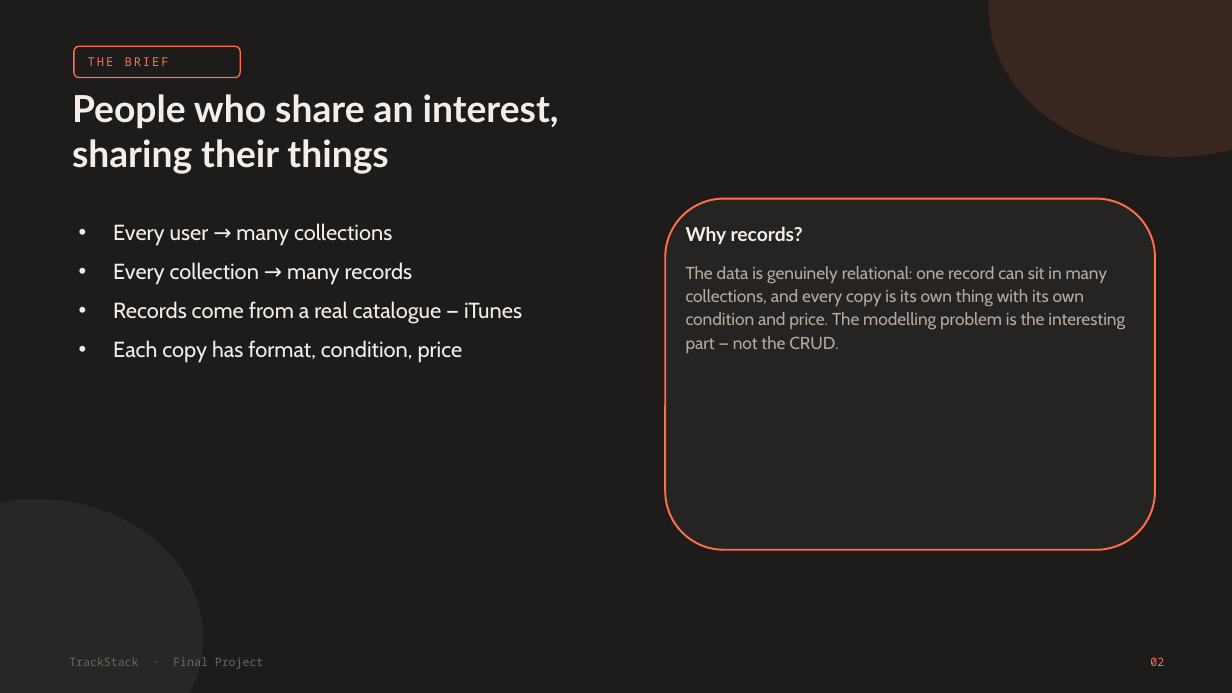
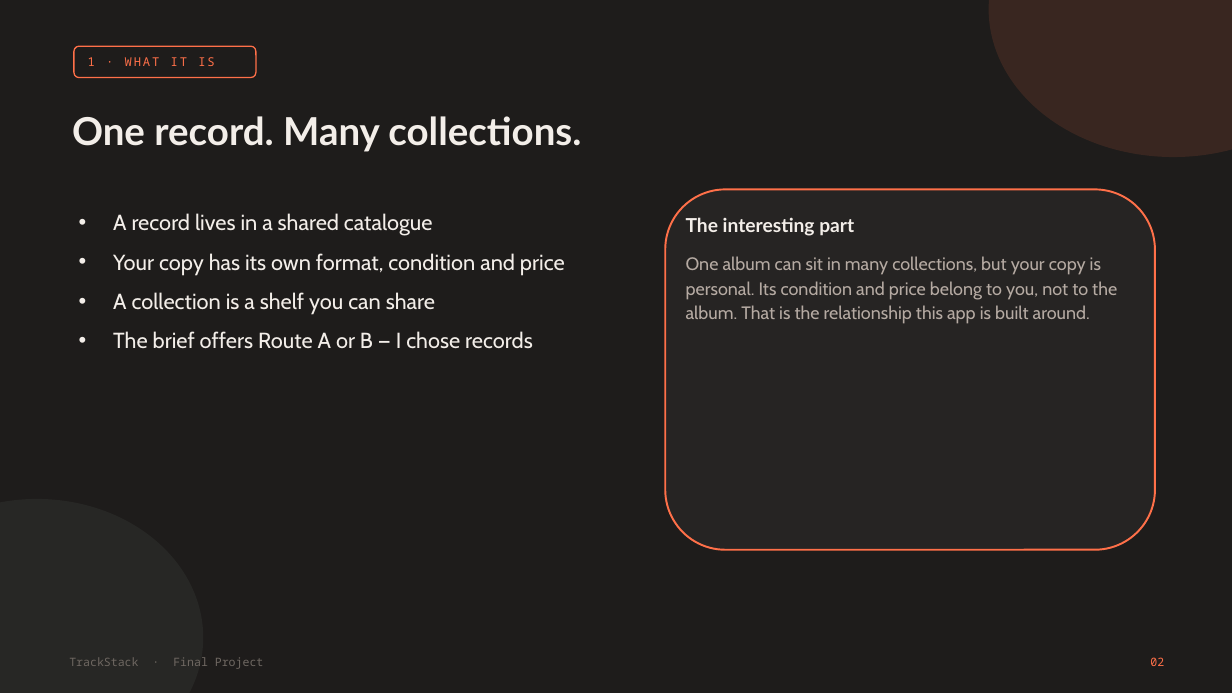
Before and after one commit to josephgreville/trackstack-v2, a slide deck: slide 2 of docs/presentation/TrackStack-Presentation.pptx. Drawn at 1232x693 pixels with LibreOffice and Linux fonts; fonts in the diff are those of the drawing. Boxes give left, top, right and bottom in pixels: in the first picture for what was removed or moved away, otherwise in the second. Text is boxed around its words. In the diff, an @@ line names an element or a change of style, - is before the commit and + after.

```diff
--- a/docs/presentation/TrackStack-Presentation.pptx
+++ b/docs/presentation/TrackStack-Presentation.pptx
@@ rounded rectangle: place and size @@
-rounded rectangle at box(74, 46, 240, 78)
+rounded rectangle at box(74, 46, 256, 78)
@@ text at box(88, 57, 215, 66): text changed @@
-THE BRIEF
+1 · WHAT IT IS
@@ text at box(72, 116, 581, 152): text changed; size 29 to 30 pt @@
-People who share an interest,
-sharing their things
+One record. Many collections.
@@ rounded rectangle: place and size @@
-rounded rectangle at box(665, 199, 1155, 550)
+rounded rectangle at box(665, 189, 1155, 550)
@@ text at box(113, 213, 565, 349): text changed @@
-• Every user → many collections
-• Every collection → many records
-• Records come from a real catalogue — iTunes
-• Each copy has format, condition, price
+• A record lives in a shared catalogue
+• Your copy has its own format, condition and price
+• A collection is a shelf you can share
+• The brief offers Route A or B — I chose records
@@ text at box(686, 217, 854, 236): text changed @@
-Why records?
+The interesting part
@@ text at box(686, 256, 1117, 324): text changed; size 13.5 to 14 pt @@
-The data is genuinely relational: one record can sit in many collections, and every copy is its own thing with its own condition and price. The modelling problem is the interesting part — not the CRUD.
+One album can sit in many collections, but your copy is personal. Its condition and price belong to you, not to the album. That is the relationship this app is built around.
```
Also in this commit, not shown: 7 other slides changed, 3 slides added, 6 slides removed, 11 other files.
